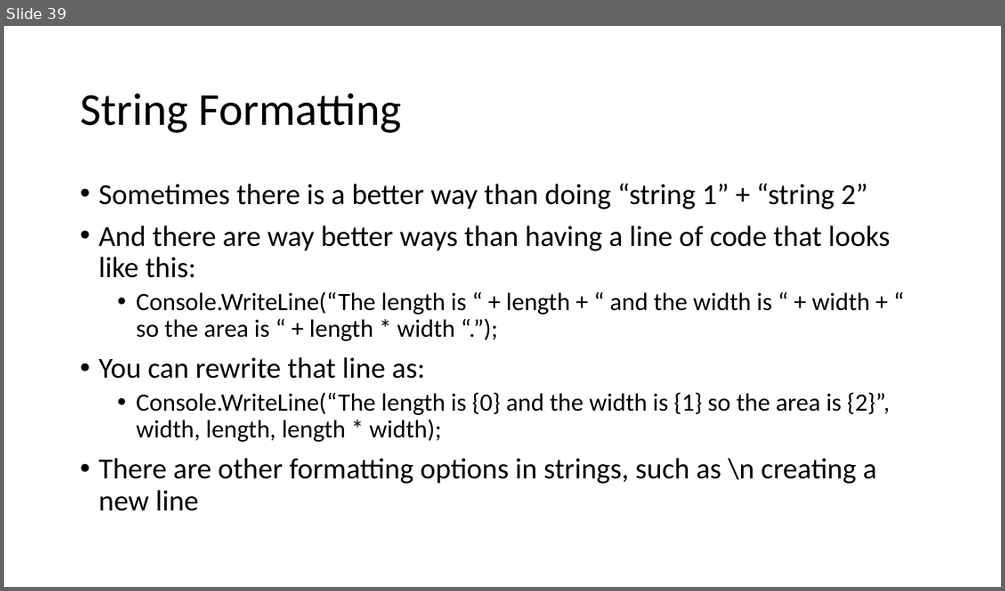
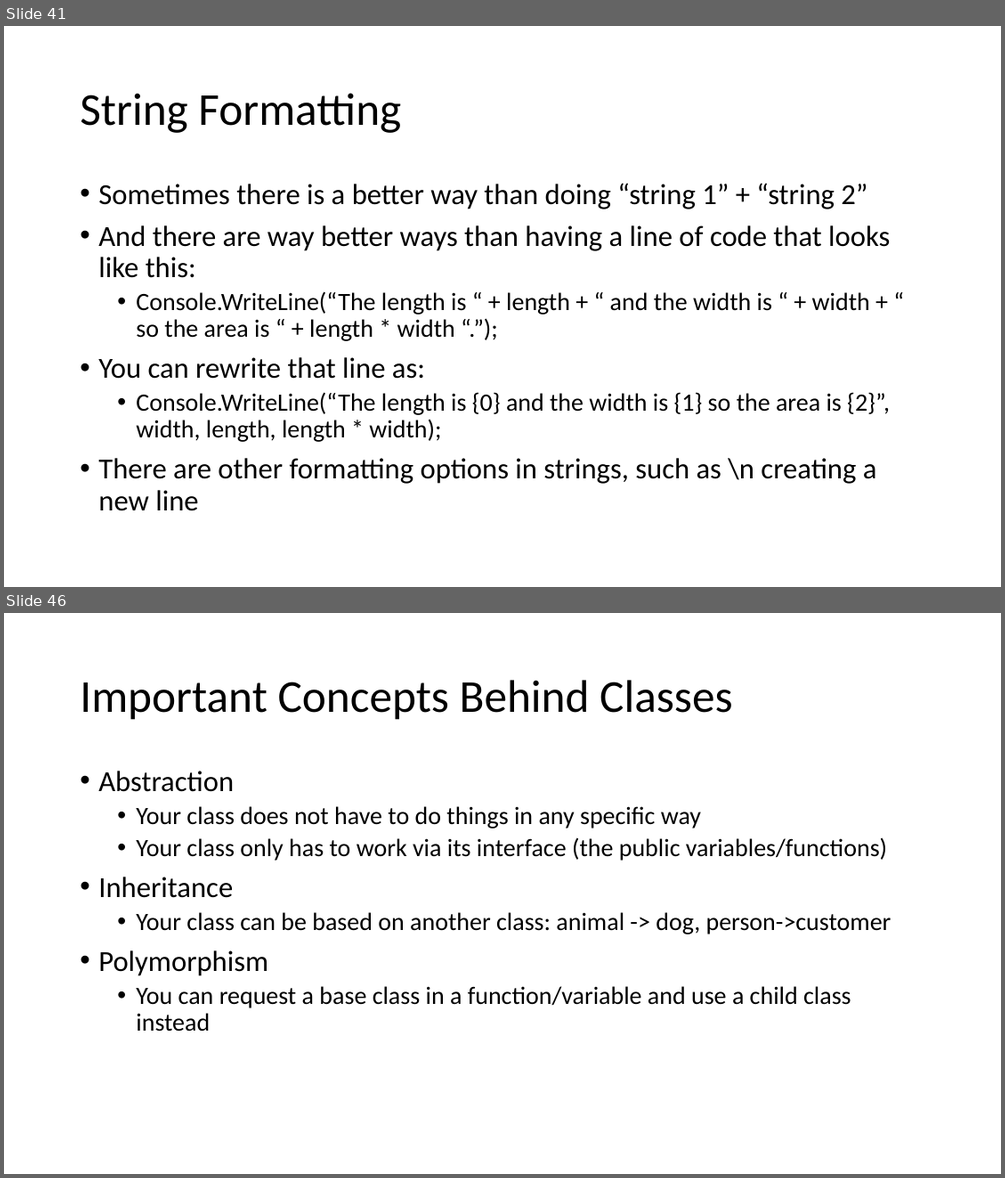
Before and after one commit to uugengiven/academypgh, a slide deck: Code/Slides/Academy PGH 1.1.pptx. Shown one above the other, each under a label of ours: slide 39 before the commit, slides 41 and 46 after it; the slides between them are not shown. The pictures are 1005x591 and 1005x1178 pixels, drawn with LibreOffice and Linux fonts; fonts in the diff are those of the drawing. Boxes give left, top, right and bottom in pixels: in the first picture for what was removed or moved away, otherwise in the second. Text is boxed around its words. In the diff, an @@ line names an element or a change of style, - is before the commit and + after.

```diff
--- a/Code/Slides/Academy PGH 1.1.pptx
+++ b/Code/Slides/Academy PGH 1.1.pptx
@@ slide 46 added at <box>4,613,1001,1174</box>, background #FFFFFF @@
@@ title added at <box>80,680,732,720</box>, 44 pt, text #000000 @@
+Important Concepts Behind Classes
@@ text added at <box>98,771,891,1031</box>, 24 pt, text #000000 @@
+• Abstraction
+  • Your class does not have to do things in any specific way
+  • Your class only has to work via its interface (the public variables/functions)
+• Inheritance
+  • Your class can be based on another class: animal -> dog, person->customer
+• Polymorphism
+  • You can request a base class in a function/variable and use a child class instead
@@ what was slide 39 is now slide 41 @@
```
Also in this commit, not shown: 3 slides changed, 6 other slides added.
